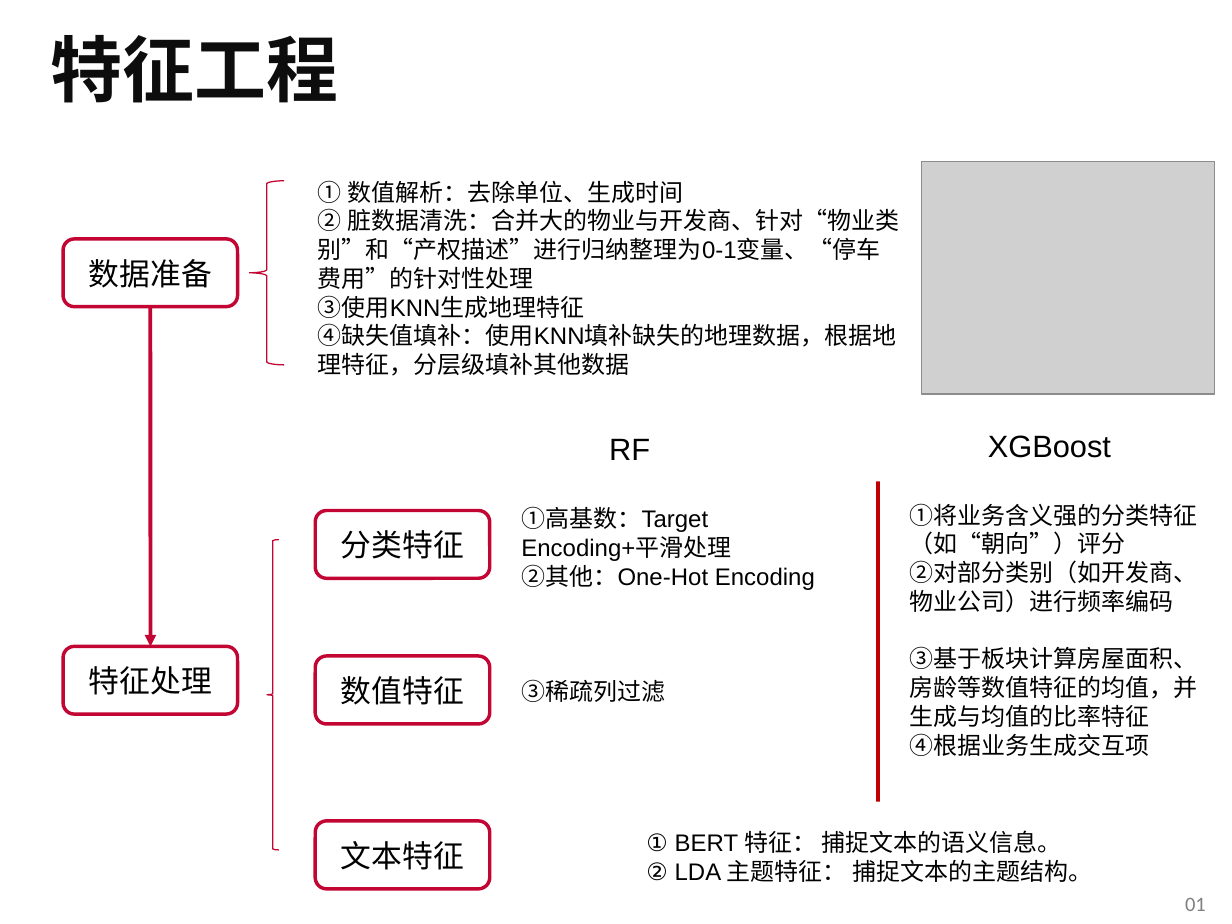
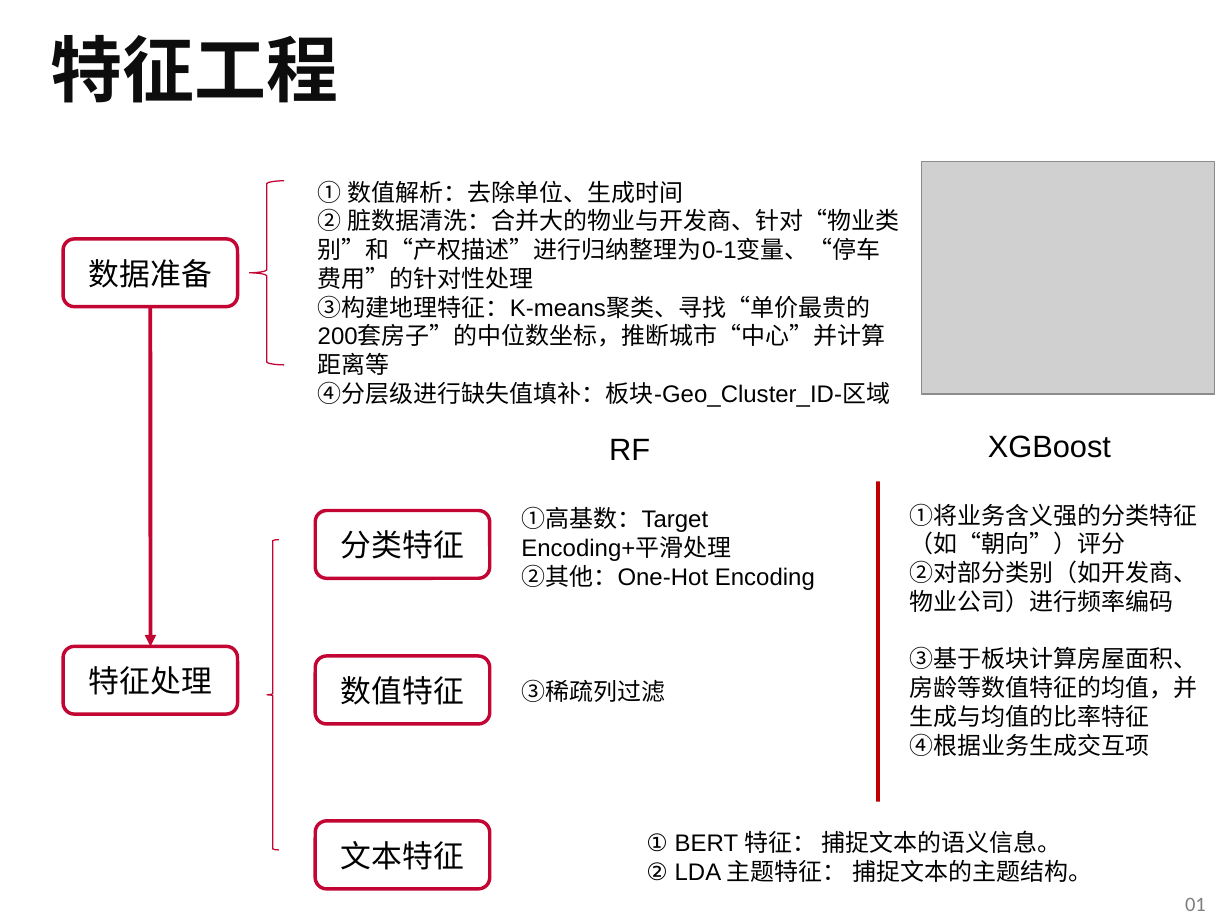
Before and after one commit to HongmingLiang/Quant_RUC_2025_Spring, a slide deck: slide 1 of Homework/finance/2022201596/presentation.ppt. Drawn at 1232x924 pixels with LibreOffice and Linux fonts; fonts in the diff are those of the drawing; grey boxes stand for pictures; background and template pictures are left out. Boxes give left, top, right and bottom in pixels: in the first picture for what was removed or moved away, otherwise in the second. Text is boxed around its words. In the diff, an @@ line names an element or a change of style, - is before the commit and + after.

```diff
--- a/Homework/finance/2022201596/presentation.ppt
+++ b/Homework/finance/2022201596/presentation.ppt
@@ text at (318,295,891,407): text changed @@
-③使用KNN生成地理特征
-④缺失值填补：使用KNN填补缺失的地理数据，根据地理特征，分层级填补其他数据
+③构建地理特征：K-means聚类、寻找“单价最贵的200套房子”的中位数坐标，推断城市“中心”并计算距离等
+④分层级进行缺失值填补：板块-Geo_Cluster_ID-区域
```
Also in this commit, not shown: 1 other slide changed.
